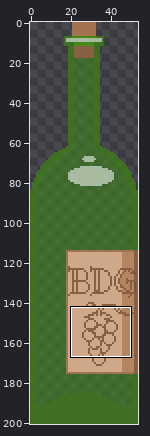
Two versions of one sprite sheet, assets/dishes/Wine.png. Above: a wide view before the commit, with the close-up outlined.
Close-up. The starting point:
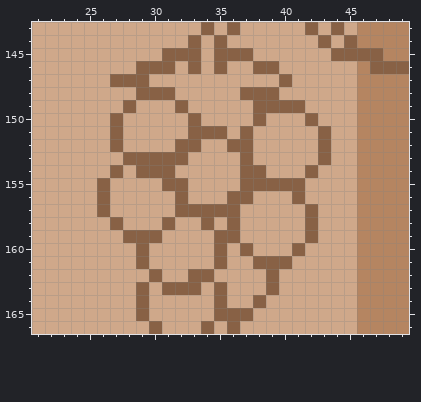
The file is 54x201 pixels. Colours within 5 levels of each other are drawn and written as one. Shown: x 21..49, y 143..166.
After:
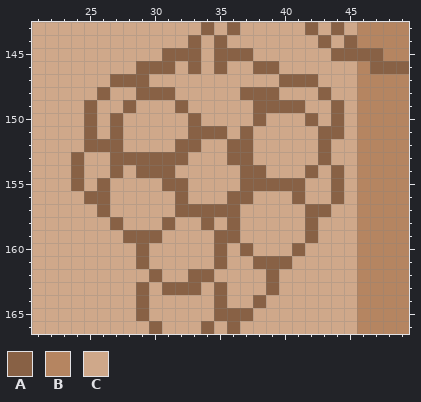
Palette (. is transparent): A #886145  B #b58561  C #cfa88a
Difference:
@@ x 21..49 @@
 146 CCCCCCCCAAACACACCAACCCCCCBAAA
-147 CCCCCCAAACCCCCCCCCCACCCCCBBBB
-148 CCCCCCCCAAACCCCCAAACCCCCCBBBB
-149 CCCCCCCACCCACCCCCAAAACCCCBBBB
-150 CCCCCCACCCCCACCCCACCCACCCBBBB
-151 CCCCCCACCCCCAAACACCCCCACCBBBB
-152 CCCCCCACCCCAACCAACCCCCACCBBBB
-153 CCCCCCCAAAAACCCCACCCCCACCBBBB
-154 CCCCCCACAAACCCCCAACCCACCCBBBB
-155 CCCCCACCCCAACCCCAAAAACCCCBBBB
-156 CCCCCACCCCCACCCAACCCACCCCBBBB
-157 CCCCCACCCCCAAAAACCCCCACCCBBBB
+147 CCCCCCAAACCCCCCCCCCAAACCCBBBB
+148 CCCCCACCAAACCCCCAAACCCACCBBBB
+149 CCCCACCACCCACCCCCAAAACCACBBBB
+150 CCCCACACCCCCACCCCACCCACACBBBB
+151 CCCCACACCCCCAAACACCCCCAACBBBB
+152 CCCCAAACCCCAACCAACCCCCACCBBBB
+153 CCCACCAAAAAACCCAACCCCCACCBBBB
+154 CCCACCACAAACCCCCAACCCACACBBBB
+155 CCCACACCCCAACCCCAAAAACCACBBBB
+156 CCCCAACCCCCACCCAACCCACCACBBBB
+157 CCCCCACCCCCAAAAACCCCCAACCBBBB
 158 CCCCCCACCCACCACACCCCCACCCBBBB
Changed places in both close-ups, as pixel boxes (x1, y1, x2, y2):
changed: (292, 74, 344, 217)
changed: (71, 87, 123, 204)
changed: (227, 152, 240, 165)
